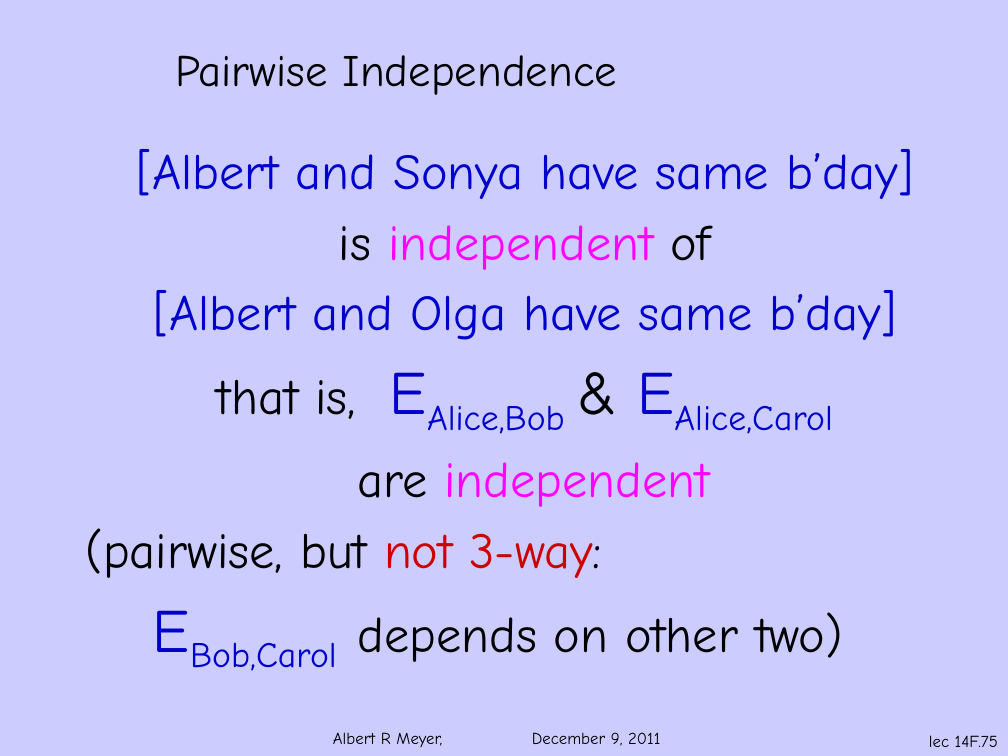
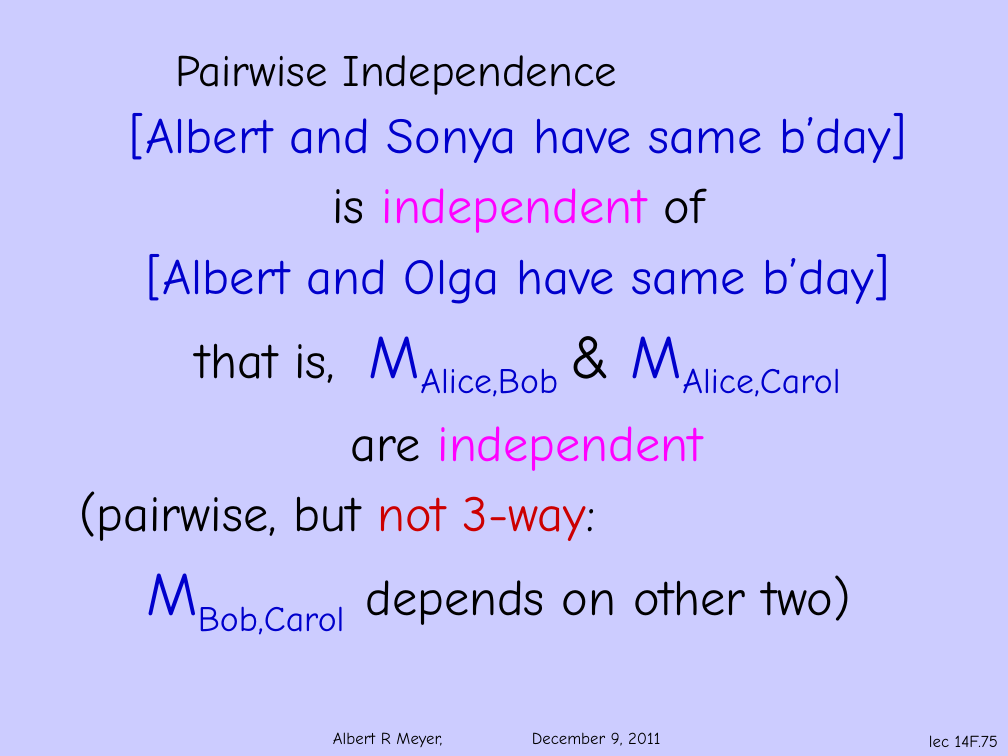
Before and after one commit to armeyer/mcs_web, a slide deck: slide 75 of fall11/slidesF11/slides14f.pptx. Drawn at 1008x756 pixels with LibreOffice and Linux fonts; fonts in the diff are those of the drawing; background and template pictures are left out. Boxes give left, top, right and bottom in pixels: in the first picture for what was removed or moved away, otherwise in the second. Text is boxed around its words. In the diff, an @@ line names an element or a change of style, - is before the commit and + after.

```diff
--- a/fall11/slidesF11/slides14f.pptx
+++ b/fall11/slidesF11/slides14f.pptx
@@ text "[Albert and Sonya have same ...": place and size @@
-text "[Albert and Sonya have same ..." at (86,149,914,671)
+text "[Albert and Sonya have same ..." at (79,113,907,635)
@@ text at (196,343,840,397): text changed @@
-that is, EAlice,Bob & EAlice,Carol
+that is, MAlice,Bob & MAlice,Carol
@@ text at (198,575,851,635): text changed @@
-EBob,Carol depends on other two)
+MBob,Carol depends on other two)
```
Also in this commit, not shown: 6 other slides changed, 1 slide added, 2 other files.
